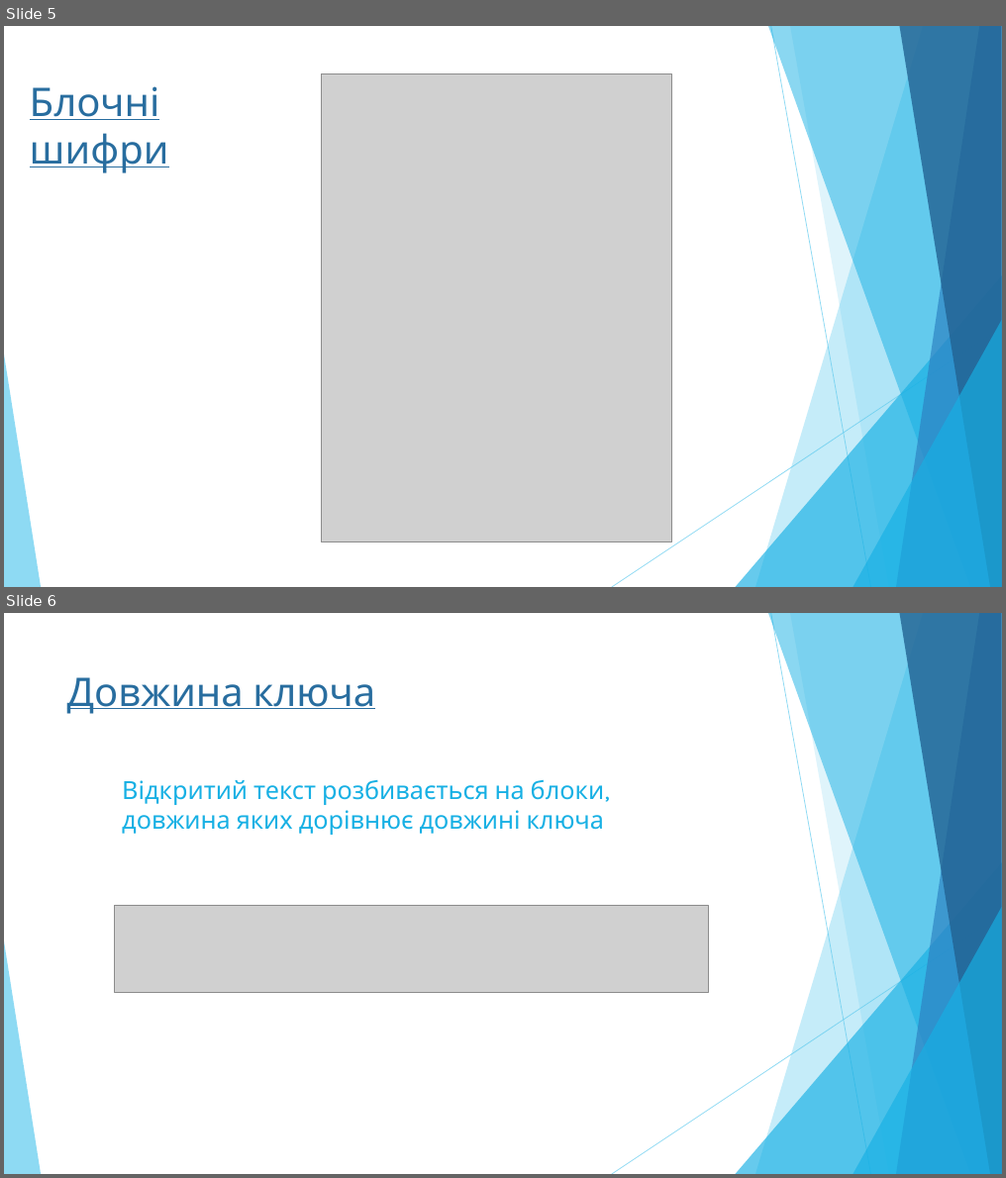
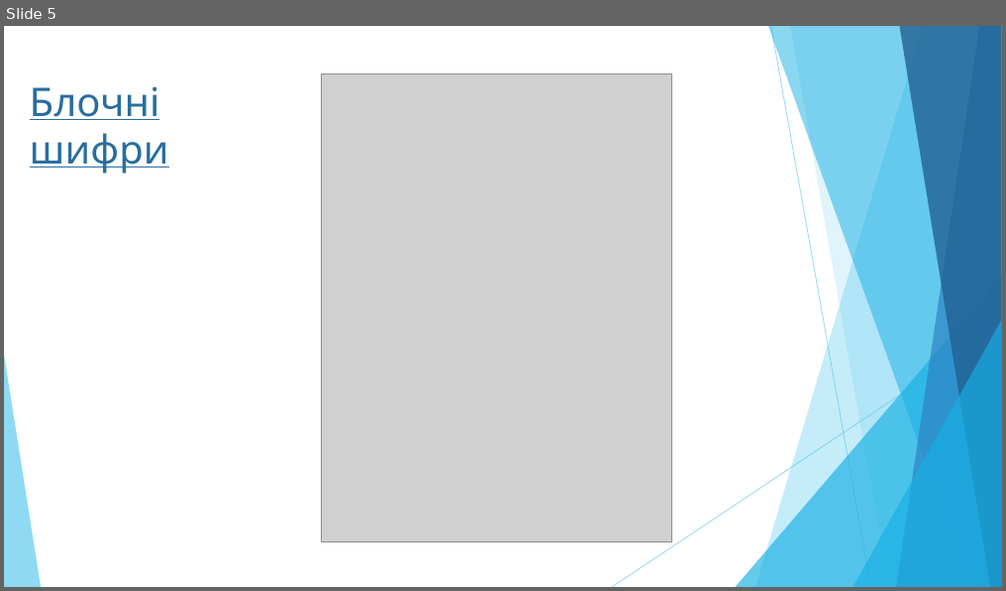
Before and after one commit to yarikpo/MAN-2019-2020-chat, a slide deck: prez/emty.pptx. Shown one above the other, each under a label of ours: slides 5 and 6 before the commit, slide 5 after it. The pictures are 1006x1178 and 1006x591 pixels, drawn with LibreOffice and Linux fonts; fonts in the diff are those of the drawing; grey boxes stand for pictures. Boxes give left, top, right and bottom in pixels: in the first picture for what was removed or moved away, otherwise in the second. Text is boxed around its words. In the diff, an @@ line names an element or a change of style, - is before the commit and + after.

```diff
--- a/prez/emty.pptx
+++ b/prez/emty.pptx
@@ slide 6 removed at [4,613,1002,1174], background #FFFFFF; not listed: 10 template elements that a slide beside it also shows @@
@@ title removed at [67,677,375,714] @@
-Довжина ключа
@@ text removed at [122,780,604,835] @@
-Відкритий текст розбивається на блоки, довжина яких дорівнює довжині ключа
@@ picture removed at [115,905,709,992] @@
```
Also in this commit, not shown: 5 slides changed, 1 slide added, 1 other slide removed.
